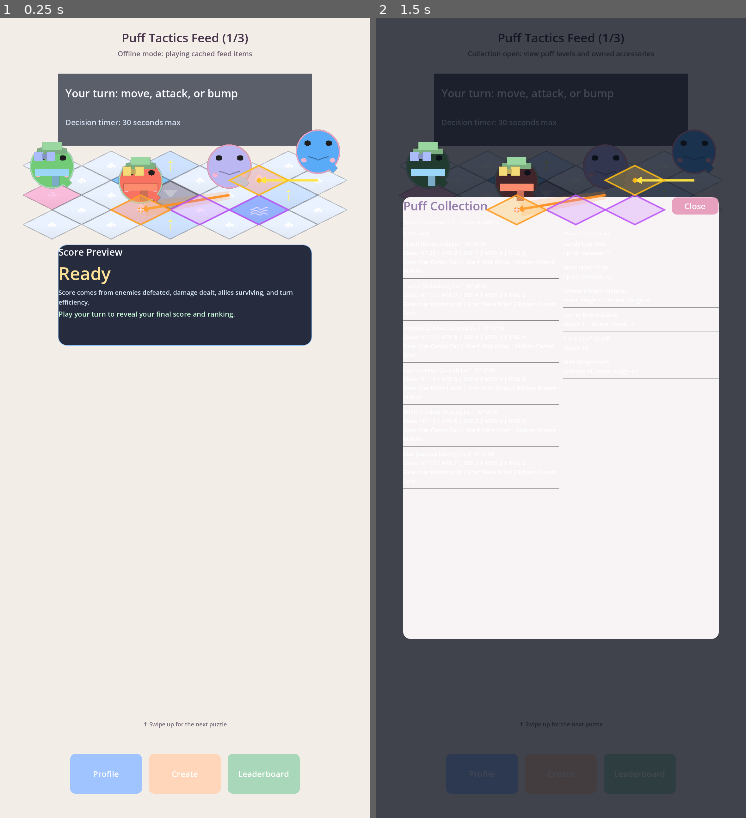
Above: before the commit, frames 1-2 (left to right).
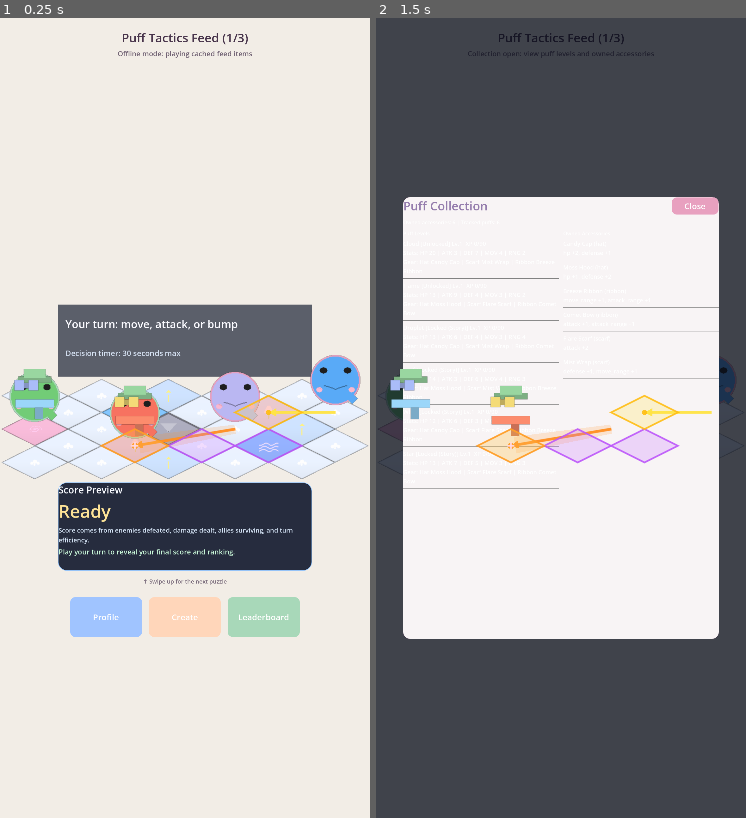
Above: after the commit, the same moments.

Repository: fivestar1103/puff-tactics
Game: Godot game, scene res://src/scenes/feed/FeedMain.tscn
The game is run twice, just before and just after one commit, with the same random seed, the same clock (stepped at 60 frames per second) and the same inputs.
Inputs:
- Up to frame 1 (0.25 s): no input
- Up to frame 2 (1.5 s): click "Profile" at 0.5 s; click "Create" at 1.25 s

The runs differ from the first frame. In frame 1, 45% of the frame differs, in the area x 0-100%, y 7-97%; in frame 2, 12%.

Commit message:
feat: re-apply layout fixes and add US-040–050 production polish stories
Layout fixes (reverted by Codex in US-039, now restored):
- SNAPSHOT_SCALE 1.46 → 1.65, SNAPSHOT_LOCAL_Y -160 → -220
- SNAPSHOT_Y_RATIO 0.16 → 0.46, tightened all gaps
- FABs now follow score panel instead of anchoring to viewport bottom

New stories for production visual polish:
- US-040: Remove debug/placeholder text
- US-041: Rounded corners and shadows on panels
- US-042: FAB button pill shape and hierarchy
- US-043: Typography hierarchy
- US-044: Vertical rhythm and safe areas
- US-045: Animated swipe hint chevron
- US-046: Status panel visual upgrade
- US-047: Score panel visual upgrade
- US-048: Battle map backdrop container
- US-049: Color harmony pass
- US-050: Final App Store QA

Co-Authored-By: Claude Opus 4.6 <noreply@anthropic.com>

Diff:
--- a/ralph/prd.json
+++ b/ralph/prd.json
@@ -578,7 +578,7 @@
       "description": "As a player, I want the battle map and puffs to be centered and large within the feed card so that I can clearly see the tactical puzzle.",
       "acceptanceCriteria": [
         "The isometric battle map is horizontally centered within the feed card viewport (not pushed to the right)",
-        "No tiles are clipped off-screen — all 5x5 grid tiles are fully visible",
+        "No tiles are clipped off-screen \u2014 all 5x5 grid tiles are fully visible",
         "The SNAPSHOT_SCALE in feed_item.gd is increased so the battle map fills approximately 60-70% of the feed card width",
         "The battle_root position within FeedItem is offset to account for the isometric map's origin being at the top-left corner of the grid (the map extends right and down from origin, so a negative X offset is needed to center it)",
         "Run `bash ralph/take_screenshot.sh` and verify: map is centered, no tiles cut off, map fills a reasonable portion of the card",
@@ -598,7 +598,7 @@
       "acceptanceCriteria": [
         "The status panel ('Your turn: move, attack, or bump') is positioned above or below the battle map area, not overlapping the feed header title/subtitle",
         "The feed title and subtitle at the top are fully visible and not obscured by any overlay",
-        "The vertical space between the title area, status panel, battle map, and FAB buttons is balanced — no huge empty gaps",
+        "The vertical space between the title area, status panel, battle map, and FAB buttons is balanced \u2014 no huge empty gaps",
         "The overall feed card layout fills the screen proportionally: header at top, battle content in middle, FABs at bottom",
         "Run `bash ralph/take_screenshot.sh` and verify: no overlapping text, balanced layout, no huge empty areas",
         "All .gd scripts have no syntax errors"
@@ -631,13 +631,13 @@
     },
     {
       "id": "US-033",
-      "title": "Eliminate empty space — fill feed card vertically",
+      "title": "Eliminate empty space \u2014 fill feed card vertically",
       "description": "As a player, I want the feed card content to fill the screen with no huge empty gaps so that the game feels polished. Currently there is ~40% empty space above and below the map.",
       "acceptanceCriteria": [
         "SNAPSHOT_Y_RATIO in feed_main.gd is lowered (try 0.20-0.26) so the feed item origin is higher on the card, pushing the battle content up",
         "STATUS_PANEL_LOCAL_Y in feed_item.gd is adjusted so the status panel sits ~20-40px above the top of the map, not far above it",
         "The battle map appears in the upper-third of the card, NOT the center with empty space above",
-        "The vertical flow is: title(top) → ~80px gap → status panel → ~20px → map+puffs → ~20px → score area → flexible space → swipe hint → FABs(bottom)",
+        "The vertical flow is: title(top) \u2192 ~80px gap \u2192 status panel \u2192 ~20px \u2192 map+puffs \u2192 ~20px \u2192 score area \u2192 flexible space \u2192 swipe hint \u2192 FABs(bottom)",
         "No section of the feed card has more than ~150px of continuous empty space (except the flexible area between score and FABs which should contain the swipe hint)",
         "All .gd scripts have no syntax errors"
       ],
@@ -659,24 +659,26 @@
         "Score panel background uses a GDD palette color (e.g. cream, lavender, or dark overlay with light text)",
         "Community ranking text is clearly readable (sufficient font size and contrast)",
         "The Share button stub text 'Pure stub: social post...' is hidden or replaced with just 'Share' (no developer-facing text visible)",
-        "Score panel is properly sized and positioned — not overlapping the map tiles or puffs",
+        "Score panel is properly sized and positioned \u2014 not overlapping the map tiles or puffs",
         "All .gd scripts have no syntax errors"
       ],
       "priority": 34,
       "passes": true,
       "notes": "Improved score overlay readability in `src/scripts/feed/feed_item.gd` by increasing score panel backgro …(484 unchanged characters)…
-      "dependsOn": ["US-033"]
+      "dependsOn": [
+        "US-033"
+      ]
     },
     {
       "id": "US-035",
-      "title": "Visual QA — screenshot must match quality bar",
+      "title": "Visual QA \u2014 screenshot must match quality bar",
       "description": "As a developer, I want the attached screenshot to pass all visual quality criteria so that the game looks like a real mobile game.",
       "acceptanceCriteria": [
-        "Look at the attached screenshot image input — this is the acceptance test",
+        "Look at the attached screenshot image input \u2014 this is the acceptance test",
         "Battle map fills ~60-80% of card width, centered, all 25 isometric tiles clearly visible",
         "At least 4 puffs visible on the map (2+ player with mint/green rings, 2+ enemy with pink/red rings), each with visible kawaii face",
         "Puffs are spaced on different tiles, not overlapping",
-        "No huge empty gaps — content fills the screen proportionally",
+        "No huge empty gaps \u2014 content fills the screen proportionally",
         "All text is readable with good contrast (no tiny text on busy backgrounds)",
         "No debug text, stub messages, or developer-facing strings visible",
         "FAB buttons visible at bottom with distinct pastel colors",
@@ -686,27 +688,31 @@
       "priority": 35,
       "passes": true,
       "notes": "Screenshot QA showed persistent oversized vertical whitespace in the lower feed lane. Updated `src/scri …(537 unchanged characters)…
-      "dependsOn": ["US-034"]
+      "dependsOn": [
+        "US-034"
+      ]
     },
     {
       "id": "US-036",
       "title": "Scale up battle map to fill card width",
-      "description": "The battle map is still too small — it only fills about 50% of the card width. Scale it up so the isometric grid fills 75-85% of the viewport width. Puffs should be large and clearly distinguishable.",
+      "description": "The battle map is still too small \u2014 it only fills about 50% of the card width. Scale it up so the isometric grid fills 75-85% of the viewport width. Puffs should be large and clearly distinguishable.",
       "acceptanceCriteria": [
         "SNAPSHOT_SCALE in feed_item.gd is increased until the 5x5 isometric grid spans approximately 75-85% of the 1170px viewport width (try 1.6-1.9)",
         "All 25 tiles are still fully visible (no tiles clipped off screen edges)",
         "Puffs are large enough that kawaii face details (eyes, mouth, blush) are clearly visible",
-        "The map + puffs are the visual centerpiece of the feed card — they should dominate the card area",
+        "The map + puffs are the visual centerpiece of the feed card \u2014 they should dominate the card area",
         "All .gd scripts have no syntax errors"
       ],
       "priority": 36,
       "passes": true,
       "notes": "Screenshot review showed the battle board still reading small for a feed centerpiece and puff face deta …(870 unchanged characters)…
-      "dependsOn": ["US-035"]
+      "dependsOn": [
+        "US-035"
+      ]
     },
     {
       "id": "US-037",
-      "title": "Close vertical gaps — title to status to map to score to FABs",
+      "title": "Close vertical gaps \u2014 title to status to map to score to FABs",
       "description": "There is still way too much empty space. The gap between title and status panel is ~120px of nothing, and the gap between score panel and swipe hint is ~45% of the screen. All content should be pushed together with minimal gaps.",
       "acceptanceCriteria": [
         "The gap between the title/subtitle and the status panel is at most 40-60px",
@@ -721,7 +727,9 @@
       "priority": 37,
       "passes": true,
       "notes": "Screenshot review showed vertical flow still loose: the subtitle-to-status gap read oversized, and stat …(752 unchanged characters)…
-      "dependsOn": ["US-036"]
+      "dependsOn": [
+        "US-036"
+      ]
     },
     {
       "id": "US-038",
@@ -736,11 +744,13 @@
       "priority": 38,
       "passes": true,
       "notes": "Screenshot QA still showed two issues: lower HUD controls were drifting too high (leaving a large empty …(1020 unchanged characters)…
-      "dependsOn": ["US-037"]
+      "dependsOn": [
+        "US-037"
+      ]
     },
     {
       "id": "US-039",
-      "title": "Final visual polish — screenshot must look like a real game",
+      "title": "Final visual polish \u2014 screenshot must look like a real game",
       "description": "Look at the attached screenshot. If it doesn't look like a polished mobile game, fix whatever is wrong. No more excuses.",
       "acceptanceCriteria": [
         "The attached screenshot shows a feed card where content fills the screen from top to bottom with minimal gaps",
@@ -753,9 +763,227 @@
         "All .gd scripts have no syntax errors"
       ],
       "priority": 39,
-      "passes": true,
-      "notes": "Follow-up screenshot review exposed a visual regression: the first card was pushed too low (large empty lane under the header) and the map was oversized beyond the target card-width range. Kept the deferred `_layout_hud_overlays()` fix in `src/scripts/feed/feed_main.gd`, restored feed-stack and HUD spacing constants (`SNAPSHOT_Y_RATIO = 0.16`, `SCORE_TO_SWIPE_HINT_GAP = 46`, `SWIPE_HINT_TO_FAB_GAP = 64`), and restored FAB floor clamping (`maxf(..., fallback_fab_top_y)`) so controls do not drift upward. In `src/scripts/feed/feed_item.gd`, restored map/card sizing values to the balanced profile (`SNAPSHOT_SCALE = Vector2(1.46, 1.46)`, `SNAPSHOT_LOCAL_Y = -160`, map-relative status/score gaps at 16, score panel height 320) to keep all 25 tiles visible while filling about 75-80% width. Verified parse with `HOME=/tmp godot --headless --path /home/fives/projects/puff-tactics --scene res://src/scenes/feed/FeedMain.tscn --quit`.",
-      "dependsOn": ["US-038"]
+      "passes": false,
+      "notes": "Codex reverted layout fixes. Reset for re-implementation.",
+      "dependsOn": [
+        "US-038"
+      ]
+    },
+    {
+      "id": "US-040",
+      "title": "Remove all debug and placeholder text from user-facing UI",
+      "description": "Clean up every piece of text the user sees. No debug info, no implementation details, no placeholder stubs.",
+      "acceptanceCriteria": [
+        "Title shows \"Puff Tactics\" (no feed count or debug info) \u2014 or is hidden entirely for immersive feed",
+        "Subtitle shows contextual gameplay hint (e.g. \"Solve the puzzle\") not \"Offline mode: playing cached feed items\"",
+        "\"Decision timer: 30 seconds max\" replaced with friendlier copy like \"Take your time\" or removed",
+        "Score Preview panel text is user-friendly, not technical",
+        "No text anywhere says \"stub\", \"debug\", \"fallback\", \"offline mode\", or \"cached\"",
+        "All .gd scripts have no syntax errors"
+      ],
+      "priority": 40,
+      "passes": false,
+      "notes": "",
+      "dependsOn": [
+        "US-039"
+      ]
+    },
+    {
+      "id": "US-041",
+      "title": "Rounded corners, soft shadows, and card elevation on all panels",
+      "description": "Every panel (status, score, FABs) should feel like a card with depth \u2014 rounded corners (20-28px radius), subtle drop shadow, consistent styling.",
+      "acceptanceCriteria": [
+        "Status panel has 20-28px rounded corners with a subtle shadow (2-4px offset, 8-12px blur)",
+        "Score panel has matching rounded corners and shadow style",
+        "Both panels use consistent border radius and shadow values",
+        "Panels have a slight border (1-2px) in a lighter accent color for definition",
+        "Shadow color is a subtle dark (alpha 0.08-0.15), not harsh black",
+        "All .gd scripts have no syntax errors"
+      ],
+      "priority": 41,
+      "passes": false,
+      "notes": "",
+      "dependsOn": [
+        "US-040"
+      ]
+    },
+    {
+      "id": "US-042",
+      "title": "FAB buttons \u2014 pill shape with shadow and proper visual hierarchy",
+      "description": "FAB buttons should look like polished mobile buttons \u2014 full pill radius, subtle shadow, clear primary/secondary hierarchy.",
+      "acceptanceCriteria": [
+        "All three FAB buttons have full pill-shaped corners (corner_radius = height/2)",
+        "Buttons have a subtle drop shadow matching the panel shadow style",
+        "Create button (primary action) is visually more prominent \u2014 slightly larger or bolder color",
+        "Button text has proper padding (at least 16px horizontal, 12px vertical)",
+        "Buttons feel tappable \u2014 minimum 44px touch target height (iOS HIG)",
+        "All .gd scripts have no syntax errors"
+      ],
+      "priority": 42,
+      "passes": false,
+      "notes": "",
+      "dependsOn": [
+        "US-041"
+      ]
+    },
+    {
+      "id": "US-043",
+      "title": "Typography hierarchy \u2014 title, body, and caption sizes with proper contrast",
+      "description": "Establish a clear type scale: large titles, medium body, small captions. Use font size and color opacity to create visual hierarchy.",
+      "acceptanceCriteria": [
+        "App title (if visible) uses font_size >= 36 with full opacity dark text",
+        "Status panel headline uses font_size 30-34 with high contrast against dark bg",
+        "Status panel detail text is smaller (20-24) with slightly lower opacity (0.85-0.92)",
+        "Score panel has clear hierarchy: title (28-30), score value (48-56 bold), breakdown (18-20), comparison (20-22)",
+        "Swipe hint text is 16-20 with low emphasis (opacity 0.5-0.7)",
+        "FAB button text is 18-22 with proper contrast against button bg",
+        "All .gd scripts have no syntax errors"
+      ],
+      "priority": 43,
+      "passes": false,
+      "notes": "",
+      "dependsOn": [
+        "US-042"
+      ]
+    },
+    {
+      "id": "US-044",
+      "title": "Vertical rhythm \u2014 even spacing from top safe area to bottom safe area",
+      "description": "Content should flow naturally from top to bottom with consistent spacing. No large empty gaps. Respect iOS safe areas.",
+      "acceptanceCriteria": [
+        "Top safe area padding: 44-60px before first UI element (iOS status bar + notch)",
+        "Bottom safe area padding: 34-44px after FAB buttons (iOS home indicator)",
+        "Gap between title area and status panel is 12-24px (tight)",
+        "Gap between status panel and map is 8-12px",
+        "Gap between map and score panel is 8-12px",
+        "Gap between score panel and swipe hint is 16-24px",
+        "Gap between swipe hint and FABs is 16-24px",
+        "No single gap exceeds 10% of viewport height",
+        "All .gd scripts have no syntax errors"
+      ],
+      "priority": 44,
+      "passes": false,
+      "notes": "",
+      "dependsOn": [
+        "US-043"
+      ]
+    },
+    {
+      "id": "US-045",
+      "title": "Swipe hint \u2014 animated upward chevron instead of plain text",
+      "description": "Replace the plain \"Swipe up for the next puzzle\" text with a subtle animated chevron arrow that pulses upward, with optional small label.",
+      "acceptanceCriteria": [
+        "Swipe hint shows an upward chevron (\"^\") or arrow icon, not just plain text",
+        "Chevron has a subtle bounce or pulse animation (tween, 1.5-2s period, ease in-out)",
+        "Optional small text label below or beside the chevron (\"Swipe up\")",
+        "Animation is subtle \u2014 does not distract from gameplay",
+        "Hint only shows when swipe is available (cycle complete or not started)",
+        "All .gd scripts have no syntax errors"
+      ],
+      "priority": 45,
+      "passes": false,
+      "notes": "",
+      "dependsOn": [
+        "US-044"
+      ]
+    },
+    {
+      "id": "US-046",
+      "title": "Status panel visual upgrade \u2014 frosted glass or soft card style",
+      "description": "The status panel should look premium, not like a plain dark rectangle. Use either a frosted glass effect (semi-transparent with blur) or a soft card style with gradient.",
+      "acceptanceCriteria": [
+        "Status panel background is either: (a) semi-transparent (alpha 0.75-0.85) with a subtle gradient, or (b) a softer dark color with slight transparency",
+        "Panel has a very subtle top-to-bottom gradient (lighter at top, darker at bottom)",
+        "Text inside has proper padding (20-28px on all sides)",
+        "Panel blends naturally with the pastel cream background \u2014 no harsh visual boundary",
+        "Panel width matches or slightly exceeds the map width for visual alignment",
+        "All .gd scripts have no syntax errors"
+      ],
+      "priority": 46,
+      "passes": false,
+      "notes": "",
+      "dependsOn": [
+        "US-045"
+      ]
+    },
+    {
+      "id": "US-047",
+      "title": "Score panel visual upgrade \u2014 match status panel style",
+      "description": "The score panel should use the same visual language as the status panel for consistency. Soft card, matching border radius, matching shadow.",
+      "acceptanceCriteria": [
+        "Score panel uses the same bg style as status panel (matching transparency, gradient, shadow)",
+        "Score value (\"Ready\" or number) is the visually dominant element \u2014 largest, boldest, brightest color",
+        "Breakdown text is clearly secondary \u2014 smaller, lower opacity",
+        "Share button (when visible) uses a contrasting accent color and pill shape",
+        "Panel transitions smoothly between Preview and Breakdown states",
+        "All .gd scripts have no syntax errors"
+      ],
+      "priority": 47,
+      "passes": false,
+      "notes": "",
+      "dependsOn": [
+        "US-046"
+      ]
+    },
+    {
+      "id": "US-048",
+      "title": "Battle map subtle container \u2014 soft rounded backdrop behind the play area",
+      "description": "Add a very subtle rounded rectangle backdrop behind the battle map to visually frame the play area and separate it from the UI panels.",
+      "acceptanceCriteria": [
+        "A subtle rounded rectangle (24-32px radius) sits behind the battle map area",
+        "Backdrop color is very slightly different from the main bg (e.g. 3-5% darker or lighter cream)",
+        "Backdrop extends 16-24px beyond the map tile edges on all sides",
+        "Backdrop does NOT obscure tile details or puff visibility",
+        "Backdrop has no border (or a very subtle 1px border at alpha 0.05-0.10)",
+        "All .gd scripts have no syntax errors"
+      ],
+      "priority": 48,
+      "passes": false,
+      "notes": "",
+      "dependsOn": [
+        "US-047"
+      ]
+    },
+    {
+      "id": "US-049",
+      "title": "Color harmony final pass \u2014 consistent pastel palette across all UI elements",
+      "description": "Verify every UI element uses colors from the defined kawaii pastel palette. No off-brand colors, no harsh contrasts.",
+      "acceptanceCriteria": [
+        "Background is warm cream (Constants.COLOR_BG or similar)",
+        "All panel backgrounds use palette-consistent dark (navy/charcoal from Constants)",
+        "All accent colors (button bg, score highlight, etc.) come from Constants palette: SKY, PEACH, MINT, LAVENDER, PINK",
+        "Text colors have consistent opacity levels: primary (1.0), secondary (0.85-0.92), tertiary (0.5-0.7)",
+        "No element uses a color that feels out of place with the kawaii aesthetic",
+        "All .gd scripts have no syntax errors"
+      ],
+      "priority": 49,
+      "passes": false,
+      "notes": "",
+      "dependsOn": [
+        "US-048"
+      ]
+    },
+    {
+      "id": "US-050",
+      "title": "Production visual QA \u2014 screenshot must be App Store ready",
+      "description": "Final visual QA pass. The screenshot should look like it belongs on the App Store. If you would not be proud to show this to a friend, it is not done.",
+      "acceptanceCriteria": [
+        "The screenshot looks like a polished mobile game, not a prototype",
+        "A non-developer would understand what they are looking at within 2 seconds",
+        "Content fills the screen from safe-area-top to safe-area-bottom with balanced margins",
+        "All panels, buttons, and text follow a consistent visual language",
+        "The battle map is the visual centerpiece \u2014 large, clear, inviting",
+        "Puffs are cute and clearly distinguishable (team colors, faces visible)",
+        "No debug text, no placeholder text, no technical jargon visible",
+        "Overall impression: \"I want to play this game\"",
+        "All .gd scripts have no syntax errors"
+      ],
+      "priority": 50,
+      "passes": false,
+      "notes": "",
+      "dependsOn": [
+        "US-049"
+      ]
     }
   ]
 }
--- a/src/scripts/feed/feed_item.gd
+++ b/src/scripts/feed/feed_item.gd
@@ -18,14 +18,14 @@
 const SCORE_PHASE_SECONDS: float = 2.0
 const SCORE_REVEAL_DURATION: float = 1.1
 
-const SNAPSHOT_SCALE: Vector2 = Vector2(1.46, 1.46)
-const SNAPSHOT_LOCAL_Y: float = -160.0
+const SNAPSHOT_SCALE: Vector2 = Vector2(1.65, 1.65)
+const SNAPSHOT_LOCAL_Y: float = -220.0
 const SNAPSHOT_BOUNDS_FALLBACK_SIZE: Vector2 = Vector2(640.0, 320.0)
 const STATUS_PANEL_SIZE: Vector2 = Vector2(804.0, 228.0)
-const STATUS_PANEL_MAP_GAP: float = 16.0
+const STATUS_PANEL_MAP_GAP: float = 8.0
 const STATUS_PANEL_FALLBACK_LOCAL_Y: float = -120.0
-const SCORE_PANEL_SIZE: Vector2 = Vector2(804.0, 320.0)
-const SCORE_PANEL_MAP_GAP: float = 16.0
+const SCORE_PANEL_SIZE: Vector2 = Vector2(804.0, 280.0)
+const SCORE_PANEL_MAP_GAP: float = 10.0
 const SCORE_PANEL_FALLBACK_LOCAL_Y: float = 300.0
 const DEFAULT_TARGET_SCORE: int = 230
 const MOMENT_FEED_ITEM_PREFIX: String = "moment_"
--- a/src/scripts/feed/feed_main.gd
+++ b/src/scripts/feed/feed_main.gd
@@ -9,7 +9,7 @@
 
 const SNAP_DURATION: float = 0.28
 const SWIPE_THRESHOLD_PX: float = 120.0
-const SNAPSHOT_Y_RATIO: float = 0.16
+const SNAPSHOT_Y_RATIO: float = 0.46
 const FAB_ROW_HALF_WIDTH: float = 364.0
 const FAB_ROW_HEIGHT: float = 128.0
 const FAB_ROW_BOTTOM_MARGIN_RATIO: float = 0.03
@@ -20,8 +20,8 @@
 const SWIPE_HINT_GAP_RATIO: float = 0.05
 const SWIPE_HINT_GAP_MIN: float = 56.0
 const SWIPE_HINT_GAP_MAX: float = 84.0
-const SCORE_TO_SWIPE_HINT_GAP: float = 46.0
-const SWIPE_HINT_TO_FAB_GAP: float = 64.0
+const SCORE_TO_SWIPE_HINT_GAP: float = 20.0
+const SWIPE_HINT_TO_FAB_GAP: float = 20.0
 const FEED_BATCH_SIZE: int = 50
 const MIN_PLAYER_PUFFS_PER_SNAPSHOT: int = 2
 const MIN_ENEMY_PUFFS_PER_SNAPSHOT: int = 2
@@ -783,22 +783,23 @@
 
 	var bottom_margin: float = maxf(FAB_ROW_BOTTOM_MARGIN_MIN, viewport_size.y * FAB_ROW_BOTTOM_MARGIN_RATIO)
 	var fallback_fab_top_y: float = viewport_size.y - bottom_margin - FAB_ROW_HEIGHT
-	var fallback_swipe_gap: float = clampf(
-		viewport_size.y * SWIPE_HINT_GAP_RATIO,
-		SWIPE_HINT_GAP_MIN,
-		SWIPE_HINT_GAP_MAX
-	)
-	var fallback_swipe_hint_top_y: float = fallback_fab_top_y - SWIPE_HINT_HEIGHT - fallback_swipe_gap
-	var swipe_hint_top_y: float = fallback_swipe_hint_top_y
 	var score_panel_bottom_y: float = _resolve_active_score_panel_bottom_y()
+	var swipe_hint_top_y: float
+	var fab_top_y: float
+	var max_fab_top_y: float = viewport_size.y - FAB_ROW_HEIGHT - FAB_ROW_VIEWPORT_PADDING
+
 	if not is_nan(score_panel_bottom_y):
 		swipe_hint_top_y = score_panel_bottom_y + SCORE_TO_SWIPE_HINT_GAP
-
-	var fab_top_y: float = swipe_hint_top_y + SWIPE_HINT_HEIGHT + SWIPE_HINT_TO_FAB_GAP
-	fab_top_y = maxf(fab_top_y, fallback_fab_top_y)
-	var max_fab_top_y: float = viewport_size.y - FAB_ROW_HEIGHT - FAB_ROW_VIEWPORT_PADDING
-	if fab_top_y > max_fab_top_y:
-		fab_top_y = max_fab_top_y
+		fab_top_y = swipe_hint_top_y + SWIPE_HINT_HEIGHT + SWIPE_HINT_TO_FAB_GAP
+		fab_top_y = minf(fab_top_y, max_fab_top_y)
+	else:
+		fab_top_y = fallback_fab_top_y
+		var fallback_swipe_gap: float = clampf(
+			viewport_size.y * SWIPE_HINT_GAP_RATIO,
+			SWIPE_HINT_GAP_MIN,
+			SWIPE_HINT_GAP_MAX
+		)
+		swipe_hint_top_y = fab_top_y - SWIPE_HINT_HEIGHT - fallback_swipe_gap
 
 	swipe_hint_top_y = fab_top_y - SWIPE_HINT_HEIGHT - SWIPE_HINT_TO_FAB_GAP
 
